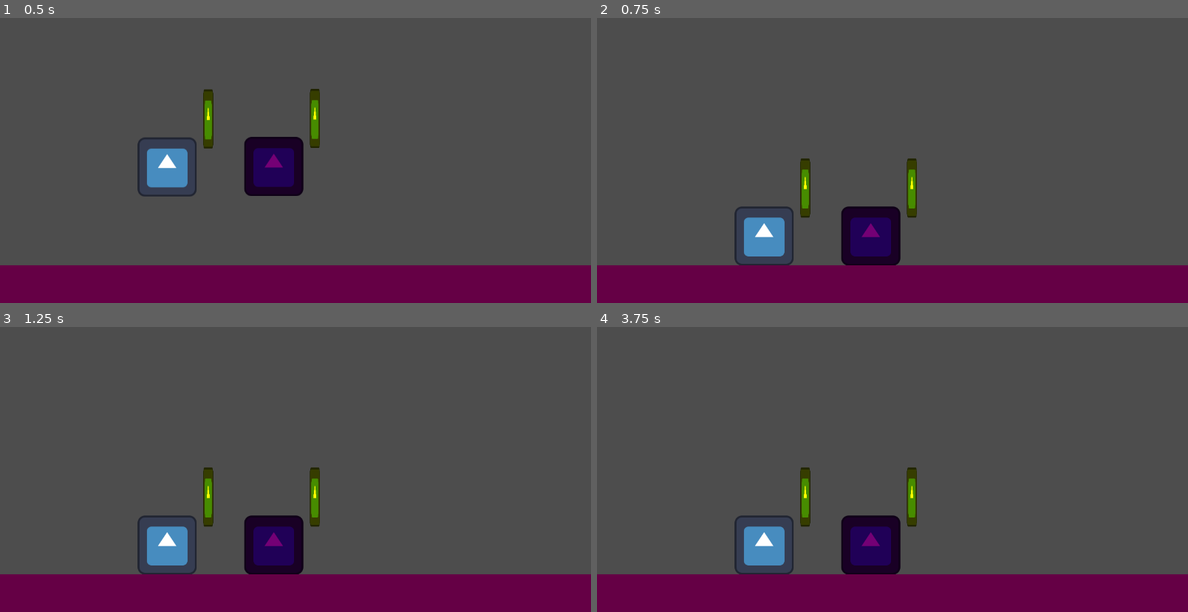
Above: before the commit, frames 1-4 (two rows, left to right).
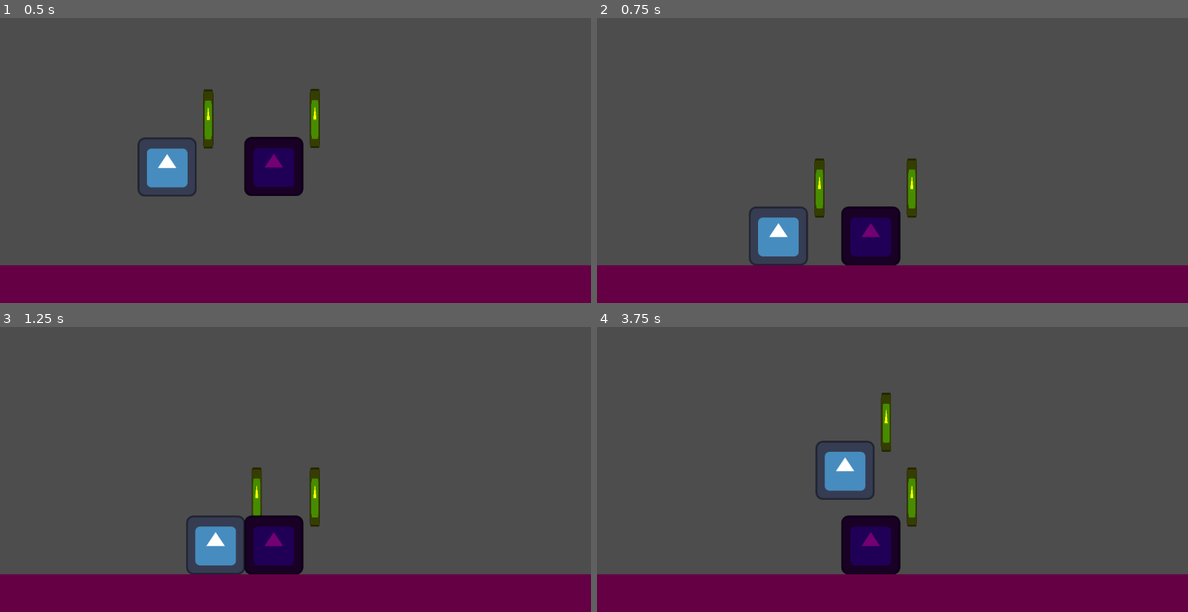
Above: after the commit, the same moments.

Repository: bjornarprytz/yggdrasil-prototype-1
Game: Godot game, scene res://main.tscn
The game is run twice, just before and just after one commit, with the same random seed, the same clock (stepped at 60 frames per second) and the same inputs. The engine's default icon, where the game draws it, is replaced by a stand-in: a white triangle on a blue panel in a dark square.
Inputs:
- Up to frame 1 (0.5 s): no input
- Up to frame 2 (0.75 s): hold Right (move_right, bound only after the commit) from 0.53 s (still down); hold Space (jump, bound only after the commit) from 0.53 s (still down)
- Up to frame 3 (1.25 s): keep holding Right (move_right, bound only after the commit); keep holding Space (jump, bound only after the commit)
- Up to frame 4 (3.75 s): release Space (jump, bound only after the commit) at 1.28 s; tap F (attack_primary, bound only after the commit) at 1.35 s; tap Space (jump, bound only after the commit) at 1.52, 1.55, 1.82, 2.3, 3.02, 3.05, 3.32 s; release Right (move_right, bound only after the commit) at 2.03 s; hold Left (move_left, bound only after the commit) 2.03-2.78 s; hold D (attack_secondary, bound only after the commit) 2.03-2.78 s; hold Right (move_right, bound only after the commit) from 2.78 s (still down); tap S (special, bound only after the commit) at 2.85 s; hold A (trinket, bound only after the commit) from 3.53 s (still down)

Frame 1 is identical in both runs. In frame 2, 1.8% of the frame differs, in the area x 23-39%, y 49-87%; in frame 3, 2.9%; in frame 4, 3.2%, in the area x 23-50%, y 23-87%.

Commit message:
keyboard mapping

Diff:
--- a/src/project.godot
+++ b/src/project.godot
@@ -47,38 +47,46 @@
 attack_primary={
 "deadzone": 0.2,
 "events": [Object(InputEventJoypadButton,"resource_local_to_scene":false,"resource_name":"","device":-1,"button_index":1,"pressure":0.0,"pressed":true,"script":null)
+, Object(InputEventKey,"resource_local_to_scene":false,"resource_name":"","device":-1,"window_id":0,"alt_pressed":false,"shift_pressed":false,"ctrl_pressed":false,"meta_pressed":false,"pressed":false,"keycode":0,"physical_keycode":70,"key_label":0,"unicode":102,"location":0,"echo":false,"script":null)
 ]
 }
 attack_secondary={
 "deadzone": 0.2,
 "events": [Object(InputEventJoypadButton,"resource_local_to_scene":false,"resource_name":"","device":-1,"button_index":3,"pressure":0.0,"pressed":true,"script":null)
+, Object(InputEventKey,"resource_local_to_scene":false,"resource_name":"","device":-1,"window_id":0,"alt_pressed":false,"shift_pressed":false,"ctrl_pressed":false,"meta_pressed":false,"pressed":false,"keycode":0,"physical_keycode":68,"key_label":0,"unicode":100,"location":0,"echo":false,"script":null)
 ]
 }
 special={
 "deadzone": 0.2,
 "events": [Object(InputEventJoypadButton,"resource_local_to_scene":false,"resource_name":"","device":-1,"button_index":2,"pressure":0.0,"pressed":true,"script":null)
+, Object(InputEventKey,"resource_local_to_scene":false,"resource_name":"","device":-1,"window_id":0,"alt_pressed":false,"shift_pressed":false,"ctrl_pressed":false,"meta_pressed":false,"pressed":false,"keycode":0,"physical_keycode":83,"key_label":0,"unicode":115,"location":0,"echo":false,"script":null)
 ]
 }
 jump={
 "deadzone": 0.2,
 "events": [Object(InputEventJoypadButton,"resource_local_to_scene":false,"resource_name":"","device":-1,"button_index":0,"pressure":0.0,"pressed":true,"script":null)
+, Object(InputEventKey,"resource_local_to_scene":false,"resource_name":"","device":-1,"window_id":0,"alt_pressed":false,"shift_pressed":false,"ctrl_pressed":false,"meta_pressed":false,"pressed":false,"keycode":0,"physical_keycode":32,"key_label":0,"unicode":32,"location":0,"echo":false,"script":null)
+, Object(InputEventKey,"resource_local_to_scene":false,"resource_name":"","device":-1,"window_id":0,"alt_pressed":false,"shift_pressed":false,"ctrl_pressed":false,"meta_pressed":false,"pressed":false,"keycode":0,"physical_keycode":4194320,"key_label":0,"unicode":0,"location":0,"echo":false,"script":null)
 ]
 }
 trinket={
 "deadzone": 0.2,
 "events": [Object(InputEventJoypadMotion,"resource_local_to_scene":false,"resource_name":"","device":-1,"axis":5,"axis_value":1.0,"script":null)
+, Object(InputEventKey,"resource_local_to_scene":false,"resource_name":"","device":-1,"window_id":0,"alt_pressed":false,"shift_pressed":false,"ctrl_pressed":false,"meta_pressed":false,"pressed":false,"keycode":0,"physical_keycode":65,"key_label":0,"unicode":97,"location":0,"echo":false,"script":null)
 ]
 }
 move_left={
 "deadzone": 0.2,
 "events": [Object(InputEventJoypadMotion,"resource_local_to_scene":false,"resource_name":"","device":-1,"axis":0,"axis_value":-1.0,"script":null)
 , Object(InputEventJoypadButton,"resource_local_to_scene":false,"resource_name":"","device":-1,"button_index":13,"pressure":0.0,"pressed":false,"script":null)
+, Object(InputEventKey,"resource_local_to_scene":false,"resource_name":"","device":-1,"window_id":0,"alt_pressed":false,"shift_pressed":false,"ctrl_pressed":false,"meta_pressed":false,"pressed":false,"keycode":0,"physical_keycode":4194319,"key_label":0,"unicode":0,"location":0,"echo":false,"script":null)
 ]
 }
 move_right={
 "deadzone": 0.2,
 "events": [Object(InputEventJoypadMotion,"resource_local_to_scene":false,"resource_name":"","device":-1,"axis":0,"axis_value":1.0,"script":null)
 , Object(InputEventJoypadButton,"resource_local_to_scene":false,"resource_name":"","device":-1,"button_index":14,"pressure":0.0,"pressed":false,"script":null)
+, Object(InputEventKey,"resource_local_to_scene":false,"resource_name":"","device":-1,"window_id":0,"alt_pressed":false,"shift_pressed":false,"ctrl_pressed":false,"meta_pressed":false,"pressed":false,"keycode":0,"physical_keycode":4194321,"key_label":0,"unicode":0,"location":0,"echo":false,"script":null)
 ]
 }
 
--- a/src/props/character.gd
+++ b/src/props/character.gd
@@ -23,8 +23,6 @@
 func _process(delta: float) -> void:
 	if not is_on_floor():
 		vertical_velocity += ProjectSettings.get_setting("physics/2d/default_gravity") * delta
-	else:
-		vertical_velocity = 0
 
 func _physics_process(_delta: float) -> void:
 	velocity = Vector2(horizontal_velocity * stats.move_speed, vertical_velocity)
--- a/src/props/player.gd
+++ b/src/props/player.gd
@@ -28,7 +28,7 @@
 
 func execute_jump():
 	if is_on_floor():
-		vertical_velocity = - stats.jump_strength
+		vertical_velocity = -stats.jump_strength
 
 func move(direction: float):
 	horizontal_velocity = direction
Not shown, changed: readme.md
